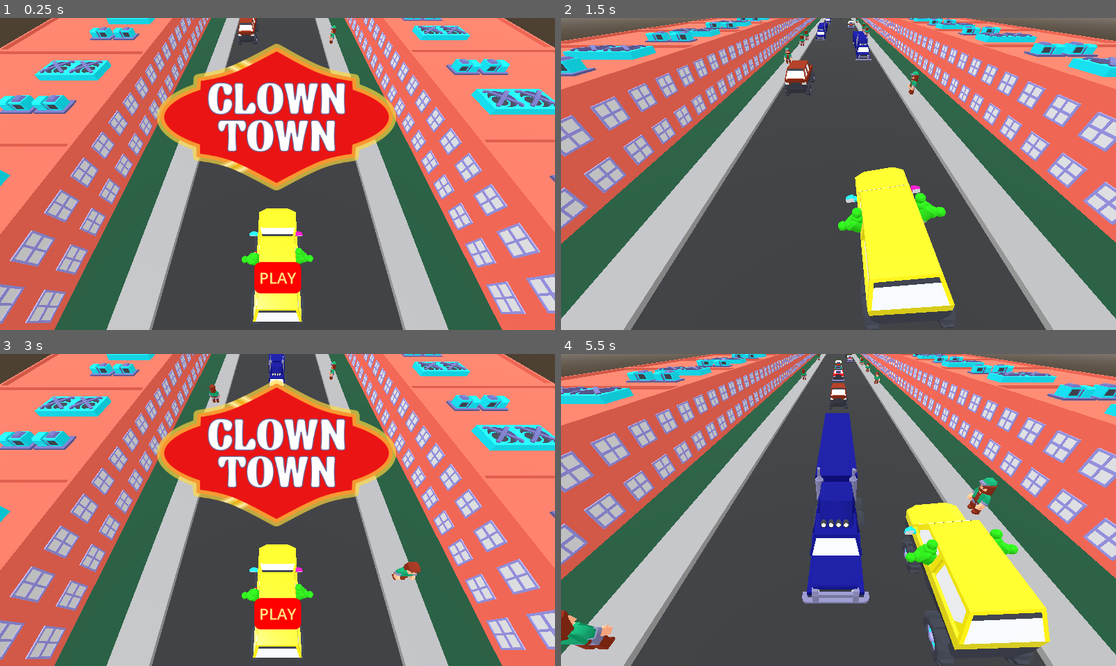
Above: before the commit, frames 1-4 (two rows, left to right).
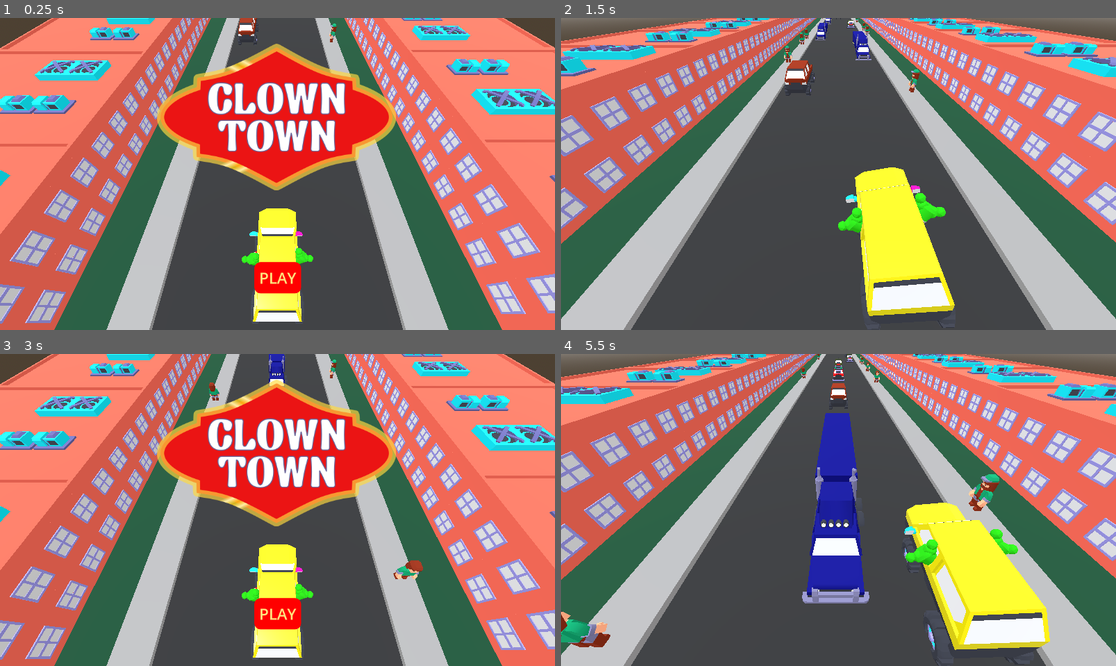
Above: after the commit, the same moments.

Repository: the-g-force/ClownTown
Game: Godot game, scene res://world.tscn
The game is run twice, just before and just after one commit, with the same random seed, the same clock (stepped at 60 frames per second) and the same inputs.
Inputs:
- Up to frame 1 (0.25 s): no input
- Up to frame 2 (1.5 s): click "PLAY" at 0.5 s; hold D (move_right) from 1.28 s (still down)
- Up to frame 3 (3 s): release D (move_right) at 2.03 s; hold A (move_left) 2.03-2.75 s; click "Play A Goon" at 2.75 s
- Up to frame 4 (5.5 s): click "PLAY" at 3.5 s; hold D (move_right) from 4.28 s (still down)

The runs differ from the first frame. In frame 1, less than 0.1% of the frame differs, in the area x 59-61%, y 1-9%; in frame 2, 0.2%; in frame 3, 0.2%; in frame 4, 0.9%, in the area x 0-79%, y 0-95%.

Commit message:
Add person bob

Diff:
--- a/project/people/person.gd
+++ b/project/people/person.gd
@@ -17,9 +17,10 @@
 
 var _is_clown := false
 
-@onready var _model : Node3D = $man_clown
+@onready var _model : Node3D = $Node3D/man_clown
 @onready var _got_hit_sound : AudioStreamPlayer3D = $GotHitSound
 @onready var _gender := MALE if randi() % 2 == 0 else FEMALE
+@onready var _animation_player : AnimationPlayer = $AnimationPlayer
 
 
 func _ready()->void:
@@ -33,7 +34,7 @@
 	if is_instance_valid(_model):
 		_model.queue_free()
 	_model = load(path).instantiate()
-	add_child(_model)
+	$Node3D.add_child(_model)
 	_model.position = $CollisionShape3D.position
 
 
@@ -46,6 +47,7 @@
 func _make_clown()->void:
 	_is_clown = true
 	_got_hit_sound.play()
+	_animation_player.play("bob")
 	if _gender == MALE:
 		_make_model(MALE_CLOWNS.pick_random())
 	else:
--- a/project/people/person.tscn
+++ b/project/people/person.tscn
@@ -6,6 +6,68 @@
 
 [sub_resource type="BoxShape3D" id="BoxShape3D_tn85u"]
 size = Vector3(0.580811, 1, 0.329041)
+
+[sub_resource type="Animation" id="Animation_7fgkr"]
+resource_name = "bob"
+length = 0.8
+loop_mode = 1
+tracks/0/type = "value"
+tracks/0/imported = false
+tracks/0/enabled = true
+tracks/0/path = NodePath("Node3D:position")
+tracks/0/interp = 1
+tracks/0/loop_wrap = true
+tracks/0/keys = {
+"times": PackedFloat32Array(0, 0.2, 0.4, 0.6),
+"transitions": PackedFloat32Array(0.6, 1.4, 0.6, 1.4),
+"update": 0,
+"values": [Vector3(0, 0.1, 0), Vector3(-0.1, 0, 0), Vector3(0, 0.1, 0), Vector3(0.1, 0, 0)]
+}
+tracks/1/type = "value"
+tracks/1/imported = false
+tracks/1/enabled = true
+tracks/1/path = NodePath("Node3D:rotation")
+tracks/1/interp = 1
+tracks/1/loop_wrap = true
+tracks/1/keys = {
+"times": PackedFloat32Array(0, 0.2, 0.4, 0.6),
+"transitions": PackedFloat32Array(0.6, 1.4, 0.6, 1.4),
+"update": 0,
+"values": [Vector3(0, 0, 0), Vector3(0, 0, 0.15708), Vector3(0, 0, 0), Vector3(0, 0, -0.15708)]
+}
+
+[sub_resource type="Animation" id="Animation_4i38r"]
+length = 0.001
+tracks/0/type = "value"
+tracks/0/imported = false
+tracks/0/enabled = true
+tracks/0/path = NodePath("Node3D:position")
+tracks/0/interp = 1
+tracks/0/loop_wrap = true
+tracks/0/keys = {
+"times": PackedFloat32Array(0),
+"transitions": PackedFloat32Array(1),
+"update": 0,
+"values": [Vector3(0, 0.1, 0)]
+}
+tracks/1/type = "value"
+tracks/1/imported = false
+tracks/1/enabled = true
+tracks/1/path = NodePath("Node3D:rotation")
+tracks/1/interp = 1
+tracks/1/loop_wrap = true
+tracks/1/keys = {
+"times": PackedFloat32Array(0),
+"transitions": PackedFloat32Array(1),
+"update": 0,
+"values": [Vector3(0, 0, 0)]
+}
+
+[sub_resource type="AnimationLibrary" id="AnimationLibrary_32xio"]
+_data = {
+"RESET": SubResource("Animation_4i38r"),
+"bob": SubResource("Animation_7fgkr")
+}
 
 [node name="Person" type="Area3D"]
 collision_layer = 8
@@ -16,13 +78,21 @@
 transform = Transform3D(1, 0, 0, 0, 1, 0, 0, 0, 1, 0, 0.5, 0)
 shape = SubResource("BoxShape3D_tn85u")
 
-[node name="man_clown" parent="." instance=ExtResource("2_g6qnc")]
-transform = Transform3D(1, 0, 0, 0, 1, 0, 0, 0, 1, 0, 0.5, 0)
+[node name="Node3D" type="Node3D" parent="."]
+transform = Transform3D(1, 0, 0, 0, 1, 0, 0, 0, 1, 0, 0.1, 0)
+
+[node name="man_clown" parent="Node3D" instance=ExtResource("2_g6qnc")]
+transform = Transform3D(1, 0, 0, 0, 1, 0, 0, 0, 1, -1.49012e-08, 0.5, 0)
 
 [node name="GotHitSound" type="AudioStreamPlayer3D" parent="."]
 stream = ExtResource("3_6j87g")
 
 [node name="VisibleOnScreenNotifier3D" type="VisibleOnScreenNotifier3D" parent="."]
 
+[node name="AnimationPlayer" type="AnimationPlayer" parent="."]
+libraries = {
+"": SubResource("AnimationLibrary_32xio")
+}
+
 [connection signal="body_entered" from="." to="." method="_on_body_entered"]
 [connection signal="screen_exited" from="VisibleOnScreenNotifier3D" to="." method="_on_visible_on_screen_notifier_3d_screen_exited"]
--- a/project/player/player.tscn
+++ b/project/player/player.tscn
@@ -6,6 +6,33 @@
 
 [sub_resource type="BoxShape3D" id="BoxShape3D_6d70y"]
 size = Vector3(1, 1.5, 2.5)
+
+[sub_resource type="Animation" id="Animation_p1x37"]
+length = 0.001
+tracks/0/type = "value"
+tracks/0/imported = false
+tracks/0/enabled = true
+tracks/0/path = NodePath("clown_car:position")
+tracks/0/interp = 1
+tracks/0/loop_wrap = true
+tracks/0/keys = {
+"times": PackedFloat32Array(0),
+"transitions": PackedFloat32Array(1),
+"update": 0,
+"values": [Vector3(0, 0.7, 0)]
+}
+tracks/1/type = "value"
+tracks/1/imported = false
+tracks/1/enabled = true
+tracks/1/path = NodePath("clown_car:rotation")
+tracks/1/interp = 1
+tracks/1/loop_wrap = true
+tracks/1/keys = {
+"times": PackedFloat32Array(0),
+"transitions": PackedFloat32Array(1),
+"update": 0,
+"values": [Vector3(0, 0, 0)]
+}
 
 [sub_resource type="Animation" id="Animation_bmad4"]
 resource_name = "bob"
@@ -36,33 +63,6 @@
 "values": [Vector3(0, 0, 0), Vector3(0, 0, 0.256581), Vector3(0, 0, 0), Vector3(0, 0, -0.256563)]
 }
 
-[sub_resource type="Animation" id="Animation_p1x37"]
-length = 0.001
-tracks/0/type = "value"
-tracks/0/imported = false
-tracks/0/enabled = true
-tracks/0/path = NodePath("clown_car:position")
-tracks/0/interp = 1
-tracks/0/loop_wrap = true
-tracks/0/keys = {
-"times": PackedFloat32Array(0),
-"transitions": PackedFloat32Array(1),
-"update": 0,
-"values": [Vector3(0, 0.7, 0)]
-}
-tracks/1/type = "value"
-tracks/1/imported = false
-tracks/1/enabled = true
-tracks/1/path = NodePath("clown_car:rotation")
-tracks/1/interp = 1
-tracks/1/loop_wrap = true
-tracks/1/keys = {
-"times": PackedFloat32Array(0),
-"transitions": PackedFloat32Array(1),
-"update": 0,
-"values": [Vector3(0, 0, 0)]
-}
-
 [sub_resource type="AnimationLibrary" id="AnimationLibrary_8ihp8"]
 _data = {
 "RESET": SubResource("Animation_p1x37"),
Not shown: 1 places in project/people/person.tscn that only renumber resources
